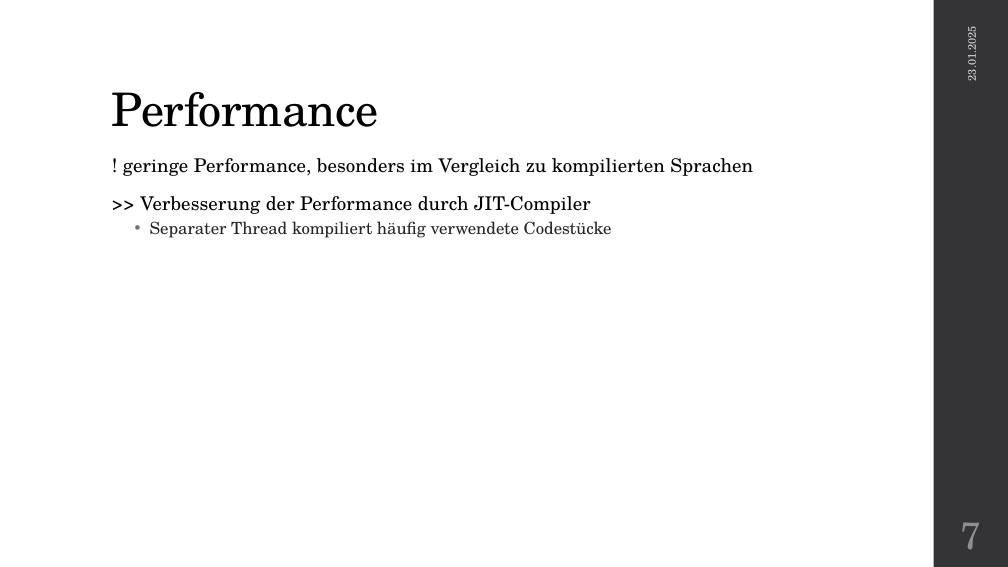
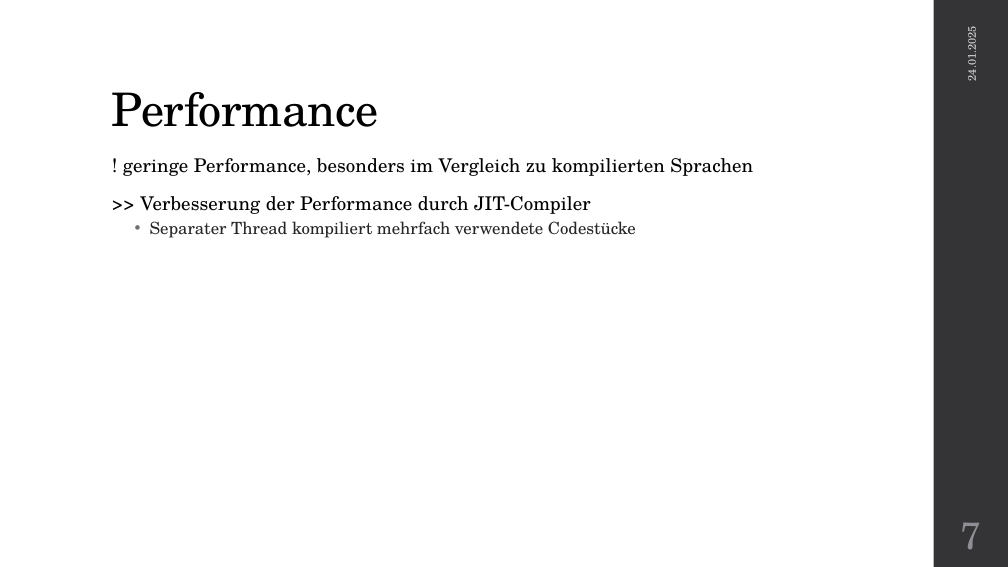
Before and after one commit to florian-p0/ruby, a slide deck: slide 7 of presentation.pptx. Drawn at 1008x567 pixels with LibreOffice and Linux fonts; fonts in the diff are those of the drawing. Boxes give left, top, right and bottom in pixels: in the first picture for what was removed or moved away, otherwise in the second. Text is boxed around its words. In the diff, an @@ line names an element or a change of style, - is before the commit and + after.

```diff
--- a/presentation.pptx
+++ b/presentation.pptx
@@ text at bbox=[963, 31, 979, 80]: text changed @@
-23.01.2025
+24.01.2025
@@ text at bbox=[150, 221, 636, 238]: text changed @@
-  • Separater Thread kompiliert häufig verwendete Codestücke
+  • Separater Thread kompiliert mehrfach verwendete Codestücke
```
Also in this commit, not shown: 10 other slides changed, 1 other file.
